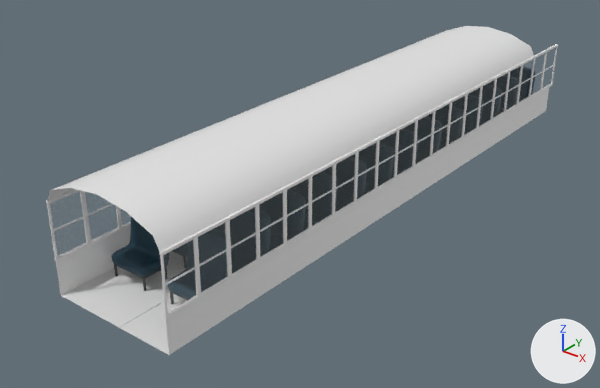
Renders of the Blender file Assets/Prefabs/Schoolbus.blend from each side of a commit.
The view is the same before and after, from a 50 mm camera at (39.8, -34.8, 32.9) aimed at (-3.6, 19.5, -0.7). The axes (+X, +Y, +Z) are drawn at lower right. The lights are the same throughout.

The older version as bpy lines, for what is in view:
```python
ob_floor = bpy.data.objects.new('Floor', me_plane_001)
ob_floor.location = (0.0, 23.36, 0.0)
ob_floor.scale = (5.67, 29.5, 5.79)
ob_roof = bpy.data.objects.new('Roof', me_cube_002)
ob_roof.location = (0.0, 0.0, 0.0)
ob_roof.scale = (0.931, 1.0, 1.0)
ob_seat = bpy.data.objects.new('Seat', me_cube_003)
ob_seat.location = (0.0, 0.0, 0.0)
ob_seat.scale = (0.931, 1.0, 1.0)
ob_wall = bpy.data.objects.new('Wall', me_plane_002)
ob_wall.location = (0.0, 23.36, 0.0)
ob_wall.scale = (5.67, 29.5, 5.79)
ob_windowframe = bpy.data.objects.new('WindowFrame', me_cube_001)
ob_windowframe.location = (0.0, -5.57, 2.3)
ob_windowframe.scale = (0.163, 0.175, 0.175)
ob_windowpane = bpy.data.objects.new('WindowPane', me_cube_004)
ob_windowpane.location = (0.0, -5.57, 2.3)
ob_windowpane.scale = (0.163, 0.175, 0.175)
# me_cube_002
# before: 0 (5.48, -5.69, 8.61) at pixel (152, 235), 1 (6.01, -5.69, 7.65) at pixel (159, 252), 2 (5.48, -2.73, 8.61) at pixel (187, 218), 3 (6.01, -2.73, 7.65) at pixel (194, 233), 4 (2.95, -5.69, 9.51) at pixel (125, 211)
# before: 5 (2.95, -2.73, 9.51) at pixel (161, 195), 6 (0.0, -5.69, 9.86) at pixel (96, 194), 7 (0.0, -2.73, 9.86) at pixel (132, 179)
# me_cube_004
# before: 0 (34.6, 0.3, 28.9) at pixel (162, 255), 1 (34.6, 0.3, 5.0) at pixel (167, 312), 2 (34.6, 15.2, 28.9) at pixel (193, 239), 3 (34.6, 15.2, 5.0) at pixel (196, 295)
```
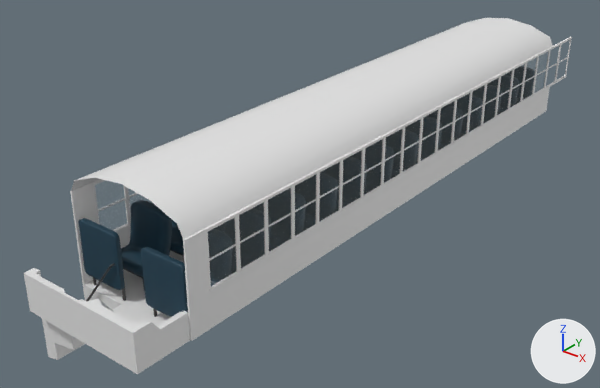
Commit message: More work on schoolbus model, added scene

What changed in the scene script:
```text
Change me_plane_001:
    used by ob_floor; location = (0.0, 23.36, 0.0); scale = (5.67, 29.5, 5.79)
    remove me_plane_001.from_pydata(...)  # 12 vertices, 7 faces; spans x -1.0..1.0, y -0.99..1.0, z 0.0..0.01
    add me_plane_001.from_pydata(...)  # 43 vertices, 24 faces, 2 loose edges; spans x -5.71..5.54, y -7.85..52.83, z -4.39..0.0
    me_plane_001 part 7: 12 vertices removed from x -1.0..1.0, y -0.99..1.0, z 0.0..0.01; 43 vertices added at x -5.71..5.54, y -7.85..52.83, z -4.39..0.0
Change me_plane_002:
    used by ob_wall; location = (0.0, 23.36, 0.0); scale = (5.67, 29.5, 5.79)
    remove me_plane_002.from_pydata(...)  # 4 vertices, 1 face; spans x 1.0, y -0.99..1.0, z 0.0..0.5
    add me_plane_002.from_pydata(...)  # 16 vertices, 14 faces; spans x 5.54..5.71, y -3.69..52.83, z 0.0..7.65
    me_plane_002 part 1: the whole mesh is rebuilt
Change me_cube_001:
    used by ob_windowframe; location = (0.0, -5.57, 2.3); scale = (0.163, 0.175, 0.175)
    remove me_cube_001.from_pydata(...)  # 163 vertices, 126 faces; spans x 33.9..35.3, y -0.7..16.2, z 3.4..30.5
    add me_cube_001.from_pydata(...)  # 163 vertices, 126 faces; spans x 5.5..5.8, y -1.8..1.1, z 2.9..7.6
    me_cube_001 part 2: 163 vertices removed from x 33.9..35.3, y -0.7..16.2, z 3.4..30.5
    me_cube_001 part 3: 163 vertices added at x 5.5..5.8, y -1.8..1.1, z 2.9..7.6
Change me_cube_002:
    where me_cube_002.from_pydata(...)  # 8 vertices, 3 faces; spans x 0.0..6.01, y -5.69..-2.73, z 7.65..9.86
    used by ob_roof; location = (0.0, 0.0, 0.0); scale = (0.931, 1.0, 1.0)
    verts and faces of me_cube_002; kept vertices keep their numbers, new ones are numbered from 8
    me_cube_002 part 4
    add delete_vertices([*range(0, 8)])  # with the faces that use them
    add verts[8] = (5.1, -3.69, 8.61)  # pixel (176, 223)
    add verts[9] = (5.59, -3.69, 7.65)  # pixel (183, 239)
    add verts[10] = (2.75, -3.69, 9.51)  # pixel (150, 200)
    add verts[11] = (0.0, -3.69, 9.86)  # pixel (121, 183)
    add for new, old in zip([*range(12, 16)], [*range(8, 12)]): verts[new] = verts[old] + (0.0, 1.87, 0.0)
    add faces += [(8, 12, 13, 9), (8, 10, 14, 12), (10, 11, 15, 14)]
Change me_cube_004:
    where me_cube_004.from_pydata(...)  # 4 vertices, 1 face; spans x 34.6, y 0.3..15.2, z 5.0..28.9
    used by ob_windowpane; location = (0.0, -5.57, 2.3); scale = (0.163, 0.175, 0.175)
    verts and faces of me_cube_004; kept vertices keep their numbers, new ones are numbered from 4
    me_cube_004 part 5
    add delete_vertices([*range(0, 4)])  # with the faces that use them
    me_cube_004 part 6
    add verts[4] = (5.7, -1.6, 7.4)  # pixel (207, 231)
    add verts[5] = (5.7, -1.6, 3.2)  # pixel (210, 287)
    add verts[6] = (5.7, 1.0, 7.4)  # pixel (234, 217)
    add verts[7] = (5.7, 1.0, 3.2)  # pixel (236, 271)
    add faces += [(4, 6, 7, 5)]
Change ob_floor:
    ob_floor.scale: (5.67, 29.5, 5.79) -> (1.0, 1.0, 1.0)
    ob_floor.location: (0.0, 23.36, 0.0) -> (0.0, 0.0, 0.0)
Change ob_wall:
    ob_wall.scale: (5.67, 29.5, 5.79) -> (1.0, 1.0, 1.0)
    ob_wall.location: (0.0, 23.36, 0.0) -> (0.0, 0.0, 0.0)
Change ob_windowframe:
    ob_windowframe.scale: (0.163, 0.175, 0.175) -> (1.0, 1.0, 1.0)
    ob_windowframe.location: (0.0, -5.57, 2.3) -> (0.0, 0.0, 0.0)
Change ob_roof:
    ob_roof.scale: (0.931, 1.0, 1.0) -> (1.0, 1.0, 1.0)
    where _m = ob_roof.modifiers.new('Array', 'ARRAY')
    _m.count: 18 -> 30
Change ob_windowpane:
    ob_windowpane.scale: (0.163, 0.175, 0.175) -> (1.0, 1.0, 1.0)
    ob_windowpane.location: (0.0, -5.57, 2.3) -> (0.0, 0.0, 0.0)
Add ob_console:
    ob_console = bpy.data.objects.new('Console', me_cube_008)  # 56 vertices, 41 faces; spans x -5.71..5.54, y -8.27..-3.68, z -0.03..3.11
    ob_console.location = (0.0, 0.0, 0.0)
Add ob_frontthing:
    ob_frontthing = bpy.data.objects.new('FrontThing', me_cube_006)  # 1200 vertices, 1128 faces; spans x -5.46..5.33, y -4.08..-3.04, z -1.64..5.58; in mat_chair (dark cyan #00374b), mat_metal_bar (dark grey #595959)
    ob_frontthing.location = (0.0, 0.0, 0.0)
```

What differs and where, as boxes (x1, y1, x2, y2) in the pictures (600 x 388 px):
'Roof', reshaped, modifiers changed, rescaled
    before: (47, 26, 534, 252)
    after: (71, 18, 553, 240)
'WindowPane', reshaped, moved, rescaled (6% narrower, 7% shorter)
    before: (50, 61, 530, 312)
    after: (95, 53, 546, 286)
'Wall', reshaped, moved, rescaled
    before: (56, 88, 549, 355)
    after: (70, 87, 550, 341)
'WindowFrame', reshaped, moved, rescaled (6% narrower, 7% shorter)
    before: (46, 44, 558, 318)
    after: (93, 37, 572, 292)
'Console', added
    after: (24, 268, 190, 374)
'Floor', reshaped, moved, rescaled
    before: (61, 266, 169, 355)
    after: (42, 251, 184, 360)
'FrontThing', added
    after: (79, 218, 188, 317)
    faces in mat_chair (dark cyan #00374b): (79, 218, 188, 317)
    faces in mat_metal_bar (dark grey #595959): (86, 263, 157, 317)
part 2 of me_cube_001, deleted
    before: (46, 44, 558, 318)
part 3 of me_cube_001, added
    after: (93, 37, 572, 292)
part 5 of me_cube_004, deleted
    before: (50, 61, 530, 312)
part 6 of me_cube_004, added
    after: (95, 53, 546, 286)
